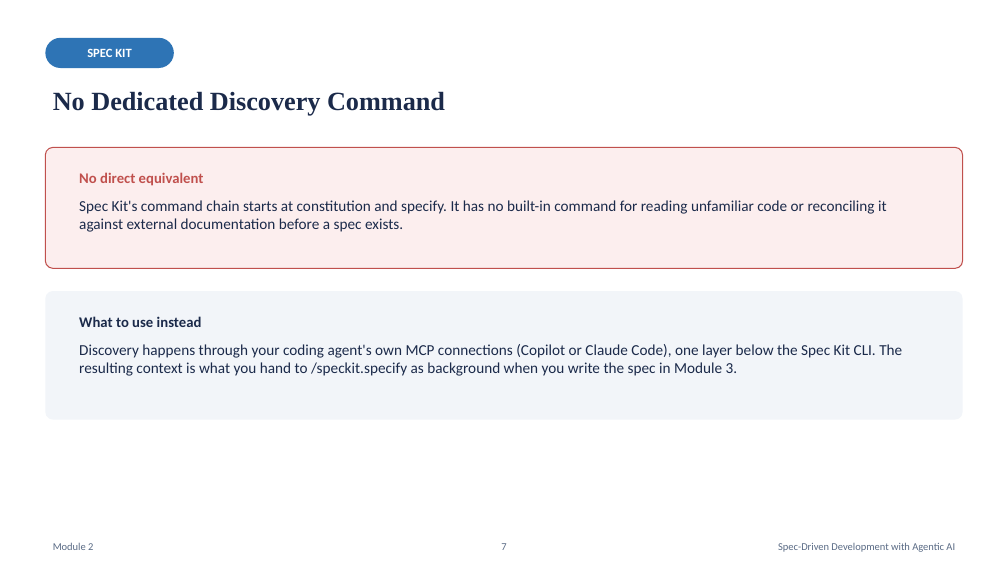
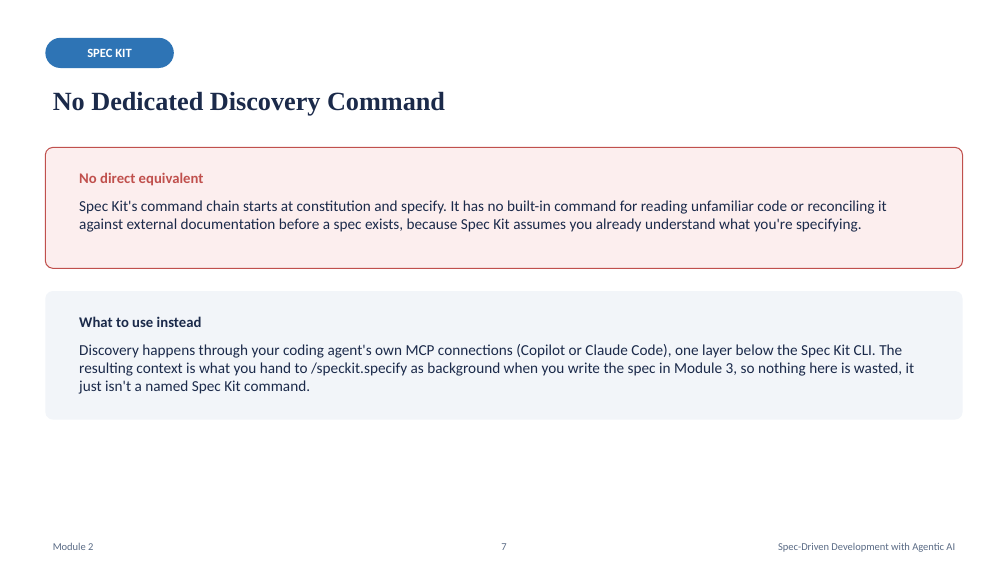
Before and after one commit to karthikasturi/sdd-with-agentic-ai, a slide deck: slide 7 of presentation/Module-2_Discovery-at-Scale.pptx. Drawn at 1008x567 pixels with LibreOffice and Linux fonts; fonts in the diff are those of the drawing. Boxes give left, top, right and bottom in pixels: in the first picture for what was removed or moved away, otherwise in the second. Text is boxed around its words. In the diff, an @@ line names an element or a change of style, - is before the commit and + after.

```diff
--- a/presentation/Module-2_Discovery-at-Scale.pptx
+++ b/presentation/Module-2_Discovery-at-Scale.pptx
@@ text at [79,200,887,232]: text changed @@
-Spec Kit's command chain starts at constitution and specify. It has no built-in command for reading unfamiliar code or reconciling it against external documentation before a spec exists.
+Spec Kit's command chain starts at constitution and specify. It has no built-in command for reading unfamiliar code or reconciling it against external documentation before a spec exists, because Spec Kit assumes you already understand what you're specifying.
@@ text at [79,344,915,394]: text changed @@
-Discovery happens through your coding agent's own MCP connections (Copilot or Claude Code), one layer below the Spec Kit CLI. The resulting context is what you hand to /speckit.specify as background when you write the spec in Module 3.
+Discovery happens through your coding agent's own MCP connections (Copilot or Claude Code), one layer below the Spec Kit CLI. The resulting context is what you hand to /speckit.specify as background when you write the spec in Module 3, so nothing here is wasted, it just isn't a named Spec Kit command.
```
Also in this commit, not shown: 5 other slides changed, 17 other files.
